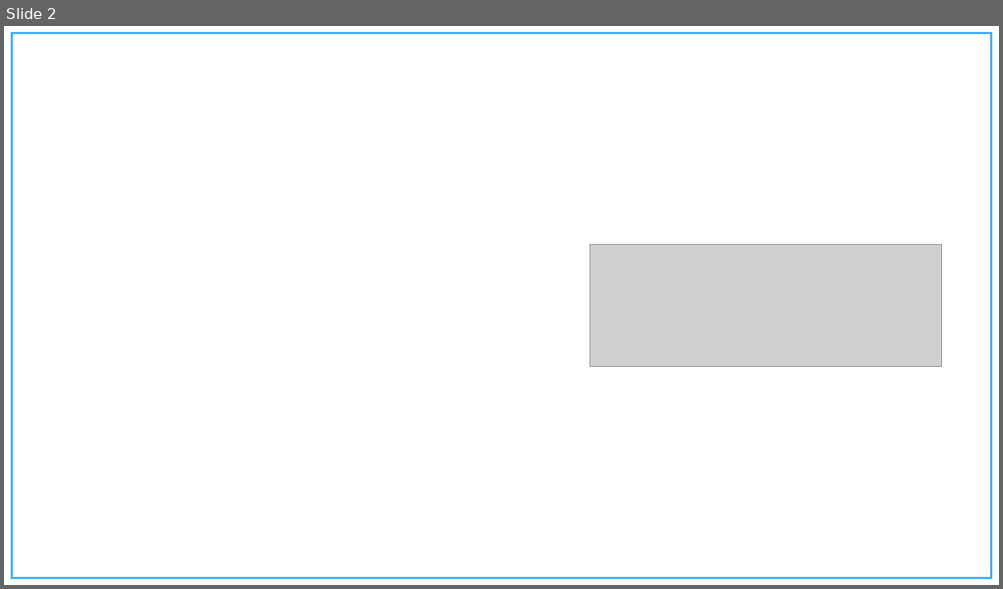
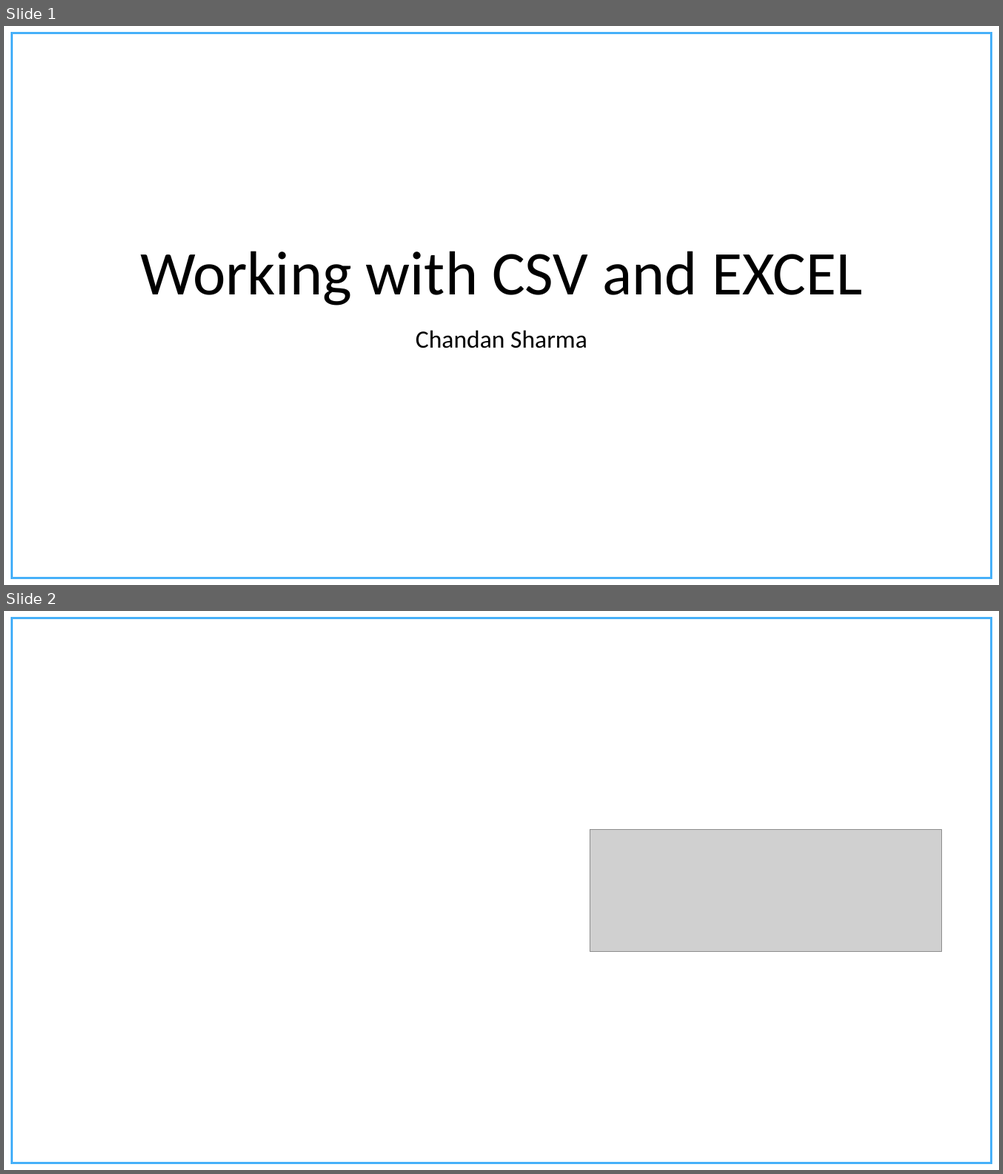
Before and after one commit to chandanNapster/PythonDevWork, a slide deck: Course Material/Presentations/Working with CSV files.pptx. Shown one above the other, each under a label of ours: slide 2 before the commit, slides 1 and 2 after it. The pictures are 1003x589 and 1003x1174 pixels, drawn with LibreOffice and Linux fonts; fonts in the diff are those of the drawing; grey boxes stand for pictures; background and template pictures are left out. Boxes give left, top, right and bottom in pixels: in the first picture for what was removed or moved away, otherwise in the second. Text is boxed around its words. In the diff, an @@ line names an element or a change of style, - is before the commit and + after.

```diff
--- a/Course Material/Presentations/Working with CSV files.pptx
+++ b/Course Material/Presentations/Working with CSV files.pptx
@@ slide 1 added at (4,26,999,585), background #FFFFFF; not listed: 1 template element that a slide beside it also shows @@
@@ title added at (140,251,862,306), 60 pt, text #000000 @@
+Working with CSV and EXCEL
@@ subtitle added at (415,330,587,349), 24 pt, text #000000 @@
+Chandan Sharma
```
Also in this commit, not shown: 1 slide removed, 2 other files.
